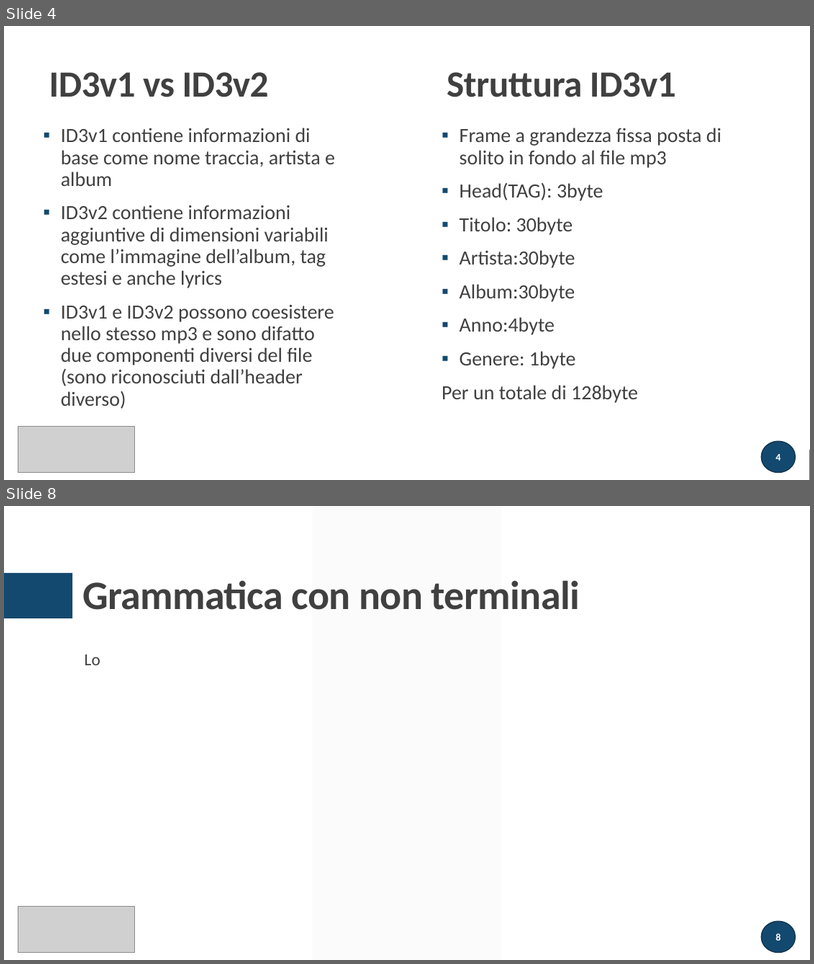
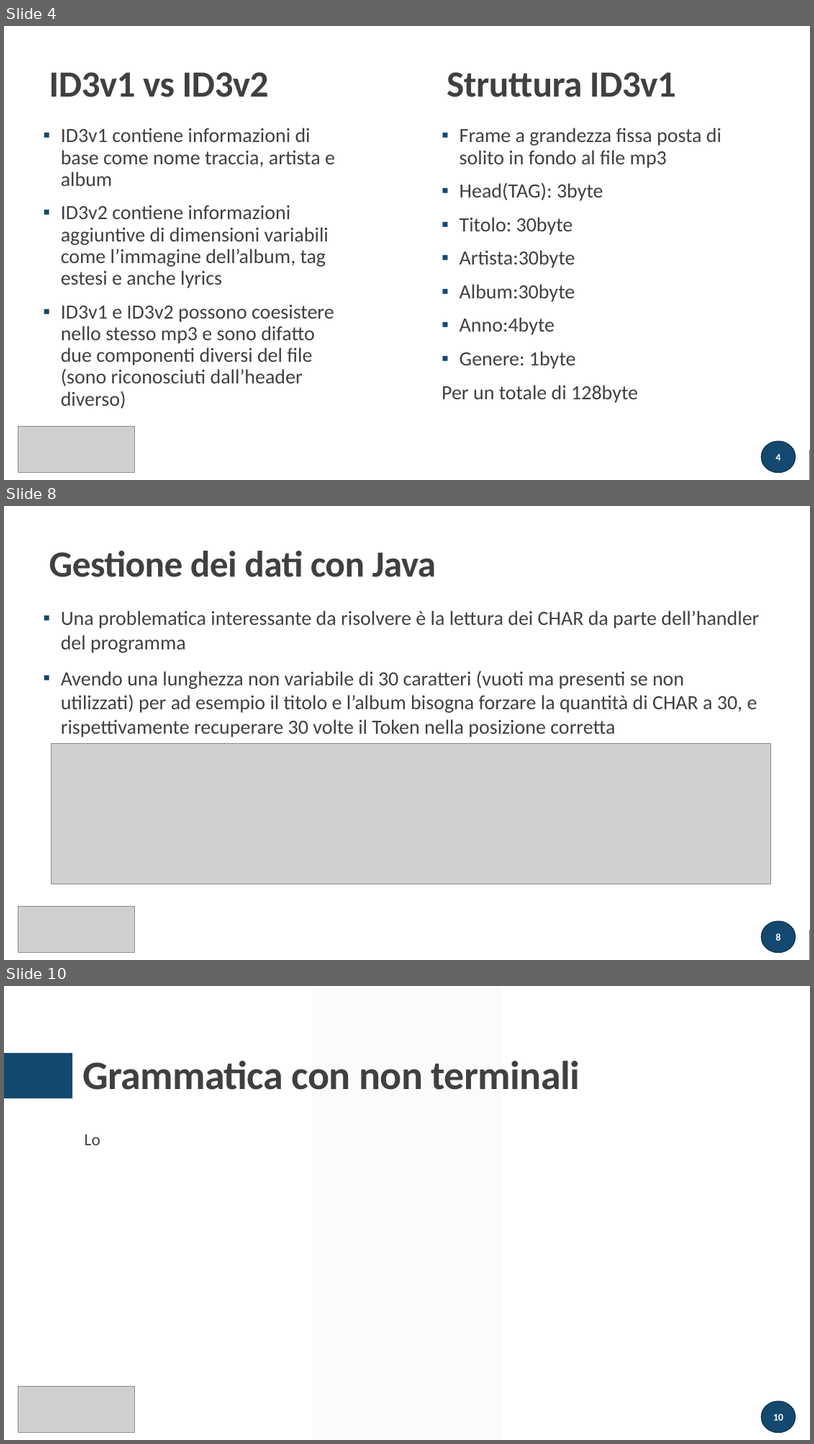
Before and after one commit to atusghen/SimpleID3, a slide deck: presentazione.pptx. Shown one above the other, each under a label of ours: slides 4 and 8 before the commit, slides 4, 8 and 10 after it; the slides between them are not shown. The pictures are 814x964 and 814x1444 pixels, drawn with LibreOffice and Linux fonts; fonts in the diff are those of the drawing; grey boxes stand for pictures. Boxes give left, top, right and bottom in pixels: in the first picture for what was removed or moved away, otherwise in the second. Text is boxed around its words. In the diff, an @@ line names an element or a change of style, - is before the commit and + after.

```diff
--- a/presentazione.pptx
+++ b/presentazione.pptx
@@ slide 8 added at box(4, 506, 810, 960), background #FFFFFF; not listed: 1 template element that a slide beside it also shows @@
@@ rectangle added at box(4, 506, 810, 960), fill #FFFFFF @@
@@ title added at box(49, 551, 437, 577), 44 pt, text #404040, bold @@
+Gestione dei dati con Java
@@ text added at box(61, 610, 759, 737), 24 pt, text #404040 @@
+▪ Una problematica interessante da risolvere è la lettura dei CHAR da parte dell’handler del programma
+▪ Avendo una lunghezza non variabile di 30 caratteri (vuoti ma presenti se non utilizzati) per ad esempio il titolo e l’album bisogna forzare la quantità di CHAR a 30, e rispettivamente recuperare 30 volte il Token nella posizione corretta
@@ rectangle added at box(44, 670, 239, 700), fill #FFFFFF, outline #FFFFFF 1.25 pt @@
@@ line added from (44, 680) to (231, 680), #404040 1 pt @@
@@ picture added at box(52, 743, 771, 883) @@
@@ picture added at box(18, 906, 135, 952) @@
@@ rectangle added at box(4, 929, 810, 960), fill #262626 @@
@@ page number added at box(762, 921, 796, 952), fill #14496F, outline #0F3652 1.25 pt, 12 pt, text #FFFFFF, bold @@
+8
@@ what was slide 8 is now slide 10 @@
@@ page number at box(774, 1414, 784, 1420): text changed @@
-8
+10
```
Also in this commit, not shown: 4 slides changed, 3 other slides added, 6 slides removed, 4 other files.
